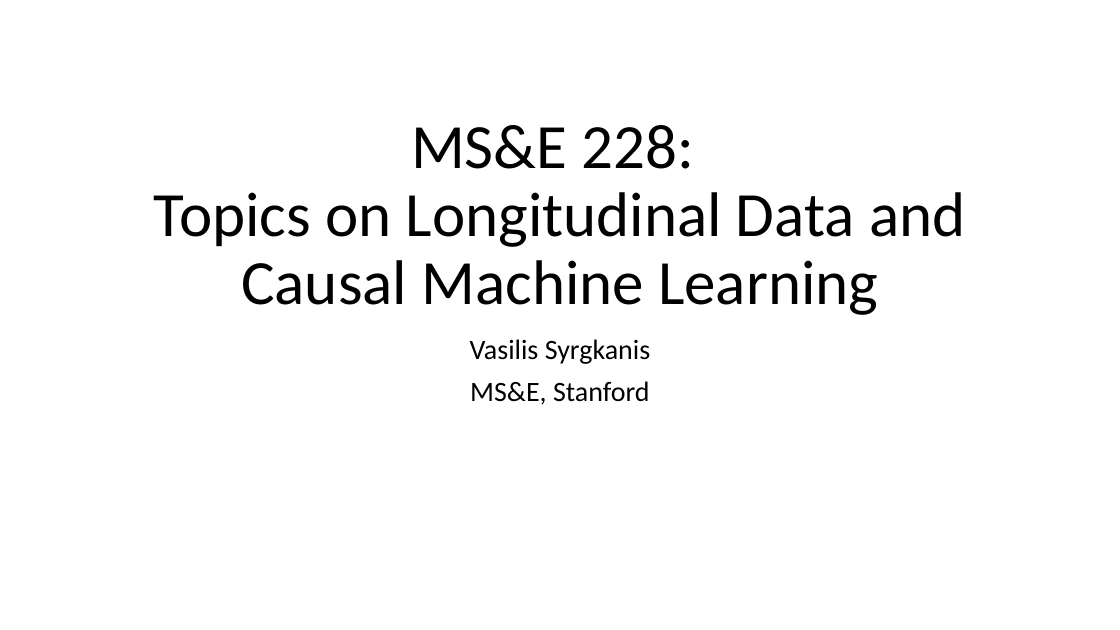
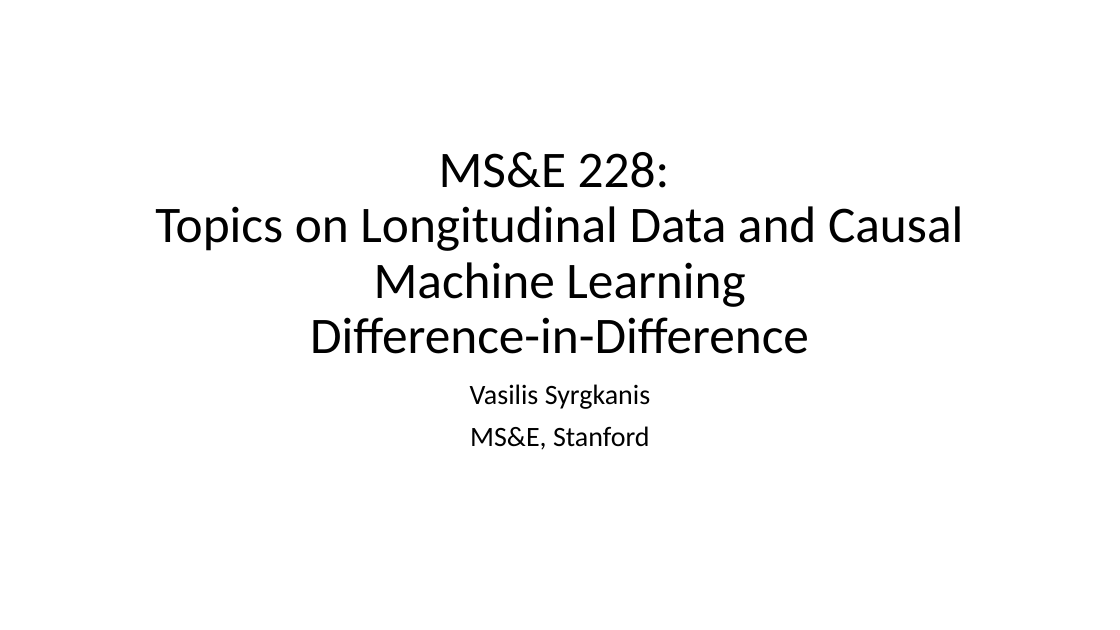
Before and after one commit to stanford-msande228/winter25, a slide deck: slide 1 of assets/presentations/MSANDE228_Lecture18_DiD.pptx. Drawn at 1120x630 pixels with LibreOffice and Linux fonts; fonts in the diff are those of the drawing. Boxes give left, top, right and bottom in pixels: in the first picture for what was removed or moved away, otherwise in the second. Text is boxed around its words. In the diff, an @@ line names an element or a change of style, - is before the commit and + after.

Commit message:
lecture 19

```diff
--- a/assets/presentations/MSANDE228_Lecture18_DiD.pptx
+++ b/assets/presentations/MSANDE228_Lecture18_DiD.pptx
@@ title at bbox=[155, 152, 963, 354]: text changed; size 54 to 44 pt @@
-MS&E 228:
-Topics on Longitudinal Data and Causal Machine Learning
+MS&E 228:
+Topics on Longitudinal Data and Causal Machine Learning
+Difference-in-Difference
@@ subtitle "Vasilis Syrgkanis": place and size @@
-subtitle "Vasilis Syrgkanis" at bbox=[470, 339, 650, 405]
+subtitle "Vasilis Syrgkanis" at bbox=[470, 384, 650, 450]
```
Also in this commit, not shown: 66 slides removed, 4 other files.
